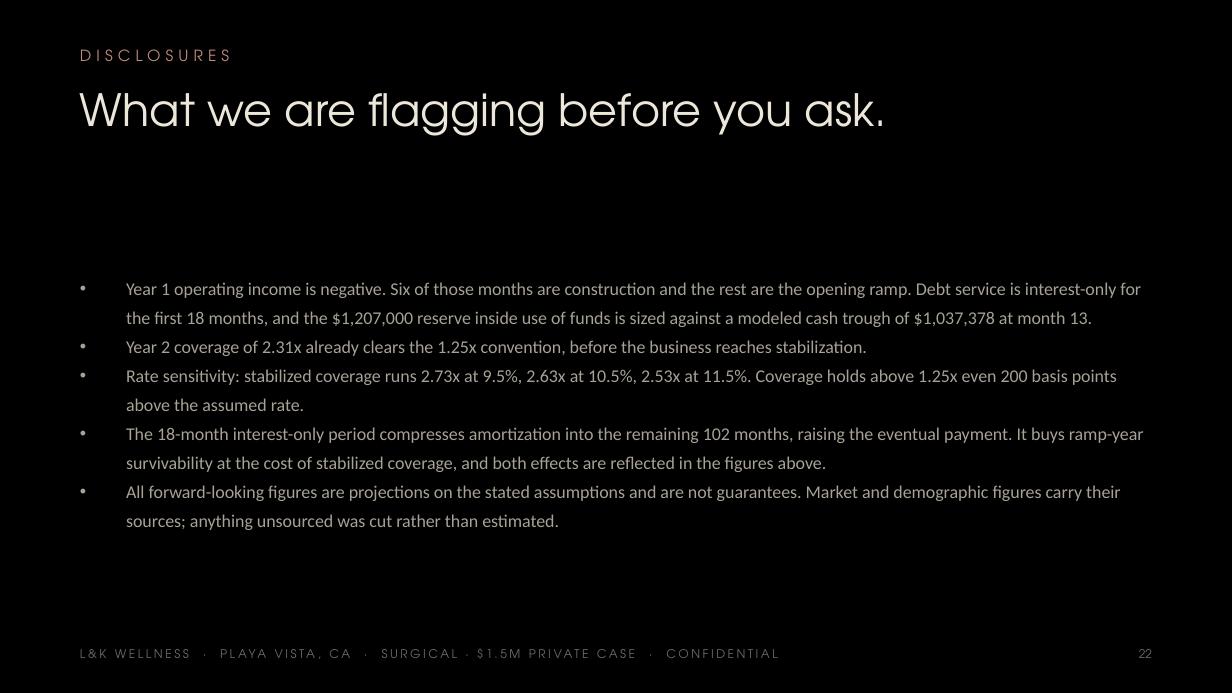
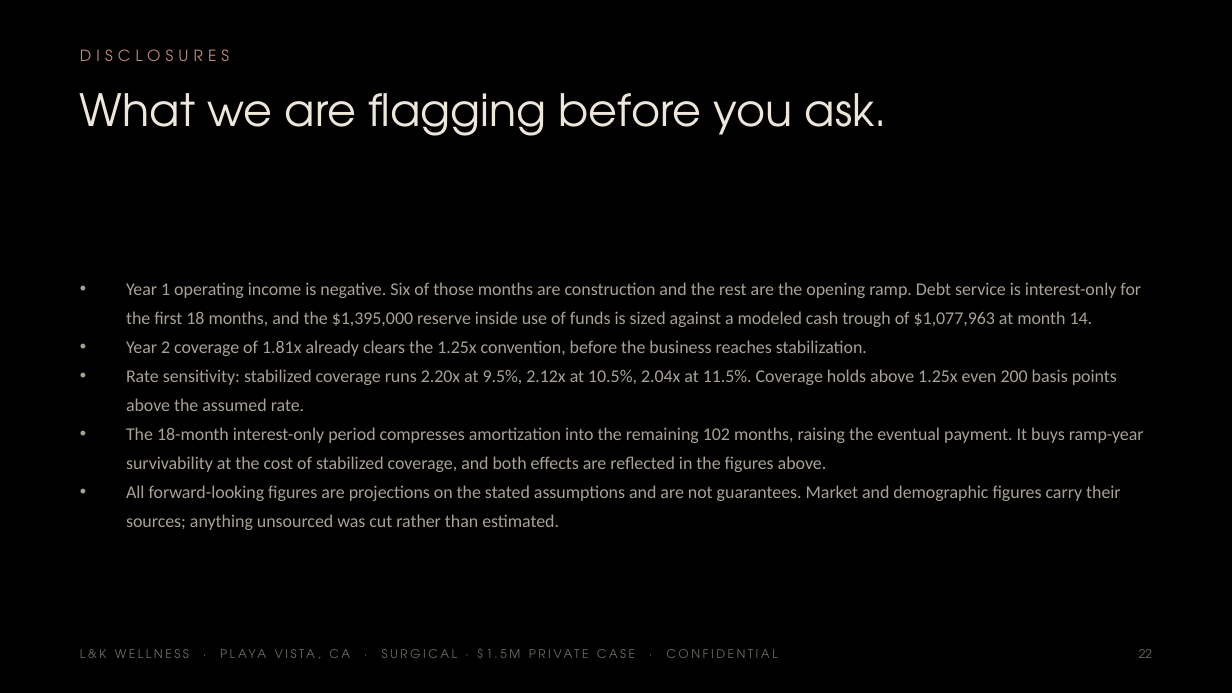
Before and after one commit to apexalpha811/2mil_surgical, a slide deck: slide 22 of 1.5mil_surgical.pptx. Drawn at 1232x693 pixels with LibreOffice and Linux fonts; fonts in the diff are those of the drawing. Boxes give left, top, right and bottom in pixels: in the first picture for what was removed or moved away, otherwise in the second. Text is boxed around its words. In the diff, an @@ line names an element or a change of style, - is before the commit and + after.

```diff
--- a/1.5mil_surgical.pptx
+++ b/1.5mil_surgical.pptx
@@ text at bbox=[126, 282, 1141, 411]: text changed @@
-• Year 1 operating income is negative. Six of those months are construction and the rest are the opening ramp. Debt service is interest-only for the first 18 months, and the $1,207,000 reserve inside use of funds is sized against a modeled cash trough of $1,037,378 at month 13.
-• Year 2 coverage of 2.31x already clears the 1.25x convention, before the business reaches stabilization.
-• Rate sensitivity: stabilized coverage runs 2.73x at 9.5%, 2.63x at 10.5%, 2.53x at 11.5%. Coverage holds above 1.25x even 200 basis points above the assumed rate.
+• Year 1 operating income is negative. Six of those months are construction and the rest are the opening ramp. Debt service is interest-only for the first 18 months, and the $1,395,000 reserve inside use of funds is sized against a modeled cash trough of $1,077,963 at month 14.
+• Year 2 coverage of 1.81x already clears the 1.25x convention, before the business reaches stabilization.
+• Rate sensitivity: stabilized coverage runs 2.20x at 9.5%, 2.12x at 10.5%, 2.04x at 11.5%. Coverage holds above 1.25x even 200 basis points above the assumed rate.
```
Also in this commit, not shown: 14 other slides changed, 5 other files.
